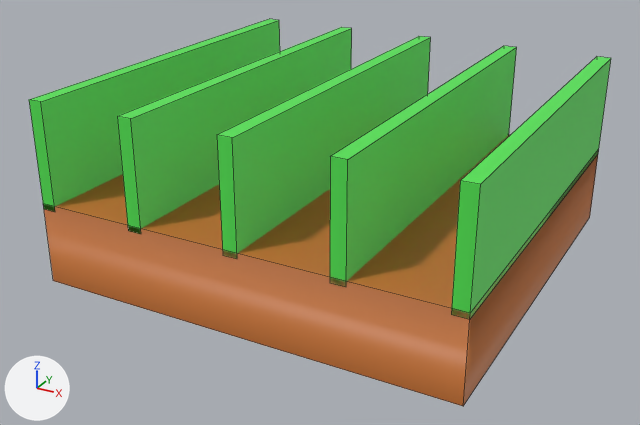
The FBX model Assets/Models/Wheat01.fbx, before and after one commit.
The view is the same before and after, from a 50 mm lens placed at (2.06, -4.0, 2.27), pointed at (-0.06, -0.15, 0.34). The lights are fixed; the arrows at lower left show +X, +Y and +Z. Mesh edges are drawn as thin lines. Where no turn or scale is listed for an object, it has been applied to the vertices.

Script lines for the objects in view, before the commit:
```python
me_mesh = bpy.data.meshes.new('Mesh')
me_mesh.from_pydata(...)  # 48 vertices, 35 faces; spans x -1.12..1.12, y -1.09..1.09, z 0.0..0.98
me_mesh.materials.append(mat_ultimatetexture02)  # picture img_ultimatetexture02_png
ob_wheat2 = bpy.data.objects.new('Wheat2', me_mesh)
ob_wheat2.location = (0.0, 0.0, 0.085)
```
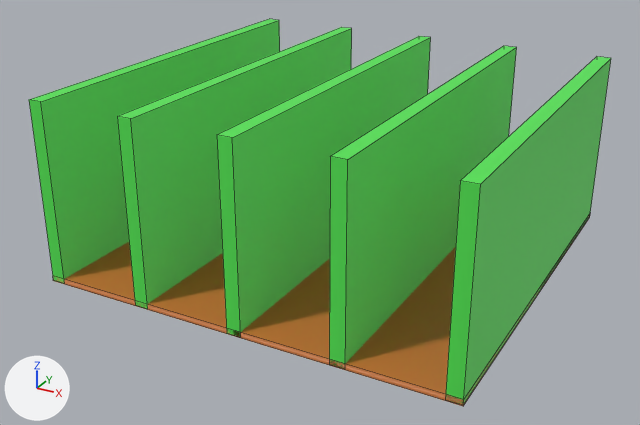
Changed parts and their boxes [x1, y1, x2, y2] in the pictures (640 x 425 px; the box of a moved part takes in the faces that stretch with it):
part 1 of me_mesh, moved or reshaped: [43, 27, 599, 406] in both

The edits, one by one:
me_mesh has 48 vertices, 35 faces and spans x -1.12..1.12, y -1.09..1.09, z 0.0..0.98.
me_mesh is used by ob_wheat2; location (0.0, 0.0, 0.085).
me_mesh part 1: all 24 vertices in x -1.12..1.12, y -1.09..1.09, z 0.41..0.44 are moved by (0.0, 0.0, -0.4).
